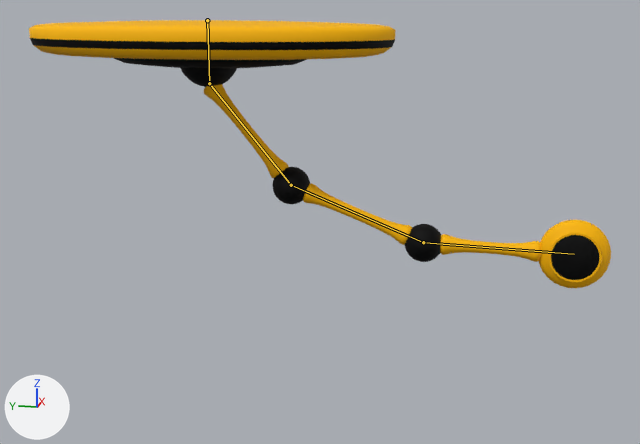
The Blender file 2o/Animacion 2D/pendulum1.blend: old version first, new version second.
The view is the same before and after, from a camera (50 mm lens) standing at (-17.78, -5.89, 11.31) and looking at (0.05, -2.33, 6.85). Lighting does not change. The marker at lower left points along +X, +Y and +Z. Both versions are drawn at frame 111 of the action 'ArmatureAction.001'; the numbers are the values there. The bones that bend it are drawn over the model as lines.

Objects in the first picture: 'pendulum_ball_01', 'pendulum_ball_02', 'pendulum_ball_03', 'pendulum_ball_04', 'pendulum_cyllinder_01', 'pendulum_cyllinder_02', 'pendulum_cyllinder_03', 'pendulum_root'.
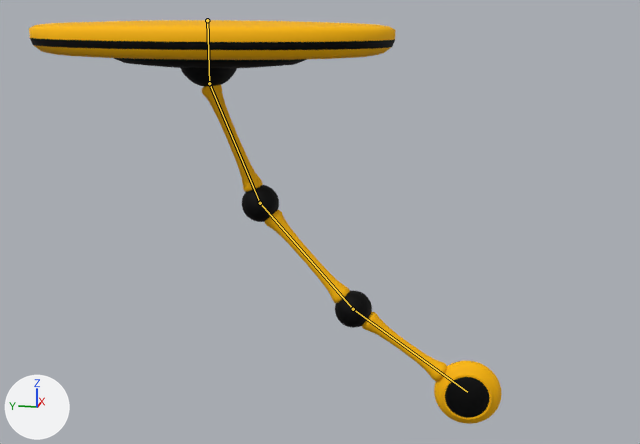
Where the change shows, as pixel boxes [x1, y1, x2, y2] in the pictures (640 x 444 px):
'pendulum_ball_04', posed (7% shorter): before [539, 220, 611, 288]; after [434, 361, 502, 424]
'pendulum_cyllinder_02', posed (22% narrower, 49% taller): before [303, 183, 412, 245]; after [265, 210, 350, 303]
'pendulum_cyllinder_03', posed (16% narrower, 141% taller): before [440, 234, 541, 262]; after [362, 312, 447, 381]
'pendulum_cyllinder_01', posed (27% narrower, 14% taller): before [204, 84, 288, 178]; after [202, 85, 263, 192]
'pendulum_ball_03', posed: before [405, 224, 441, 262]; after [335, 291, 372, 328]
'pendulum_ball_02', posed: before [273, 167, 310, 204]; after [242, 185, 279, 222]
bone 'Bone.001', root to tip: before (209, 83) to (291, 185); after (209, 83) to (260, 203)
bone 'Bone.002', root to tip: before (291, 185) to (423, 242); after (260, 203) to (353, 309)
bone 'Bone.003', root to tip: before (423, 242) to (574, 254); after (353, 309) to (467, 392)

The change in detail:
Bone 'Bone.001' (bone_bone_001) turns from (0, 0, 40) to (0, 0, 23) degrees about its own x, y and z.
Bone 'Bone.002' (bone_bone_002) turns from (0, 0, 29) to (0, 0, 19) degrees about its own x, y and z.
Bone 'Bone.003' (bone_bone_003) turns from (0, 0, 20) to (0, 0, 13) degrees about its own x, y and z.
